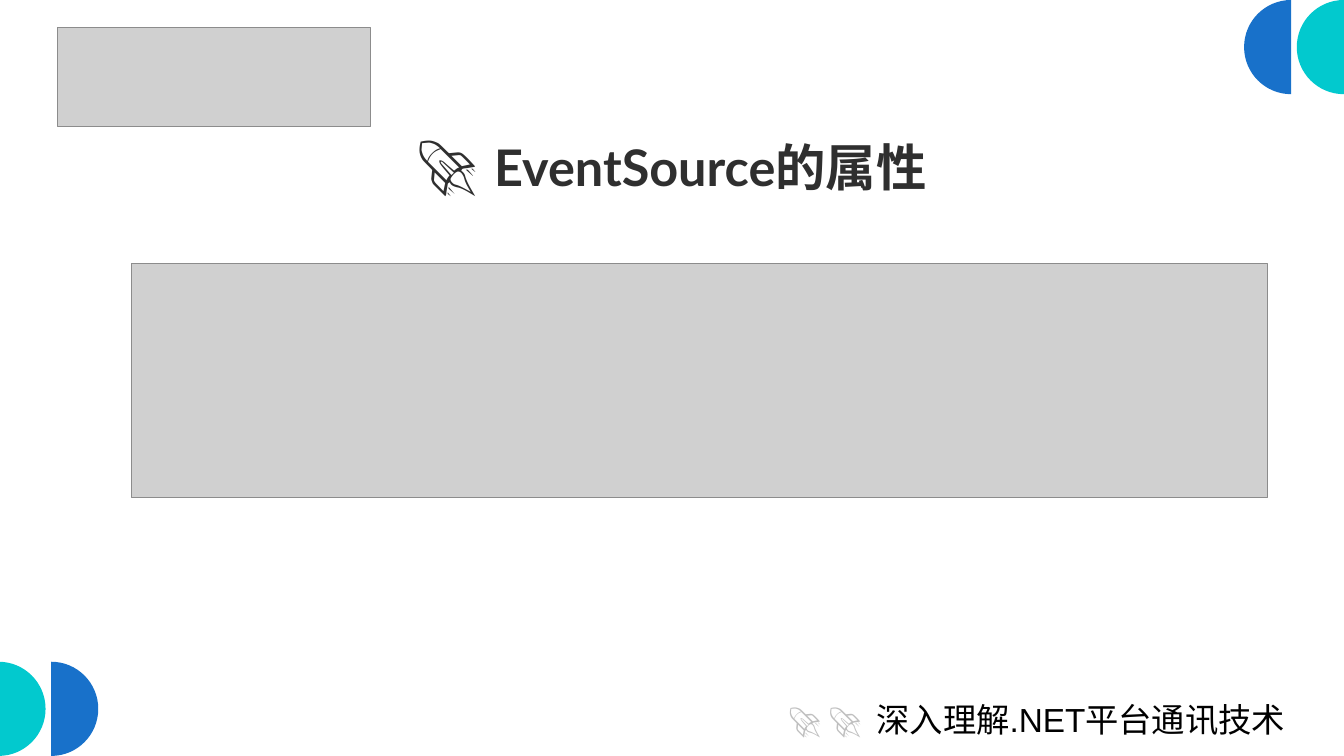
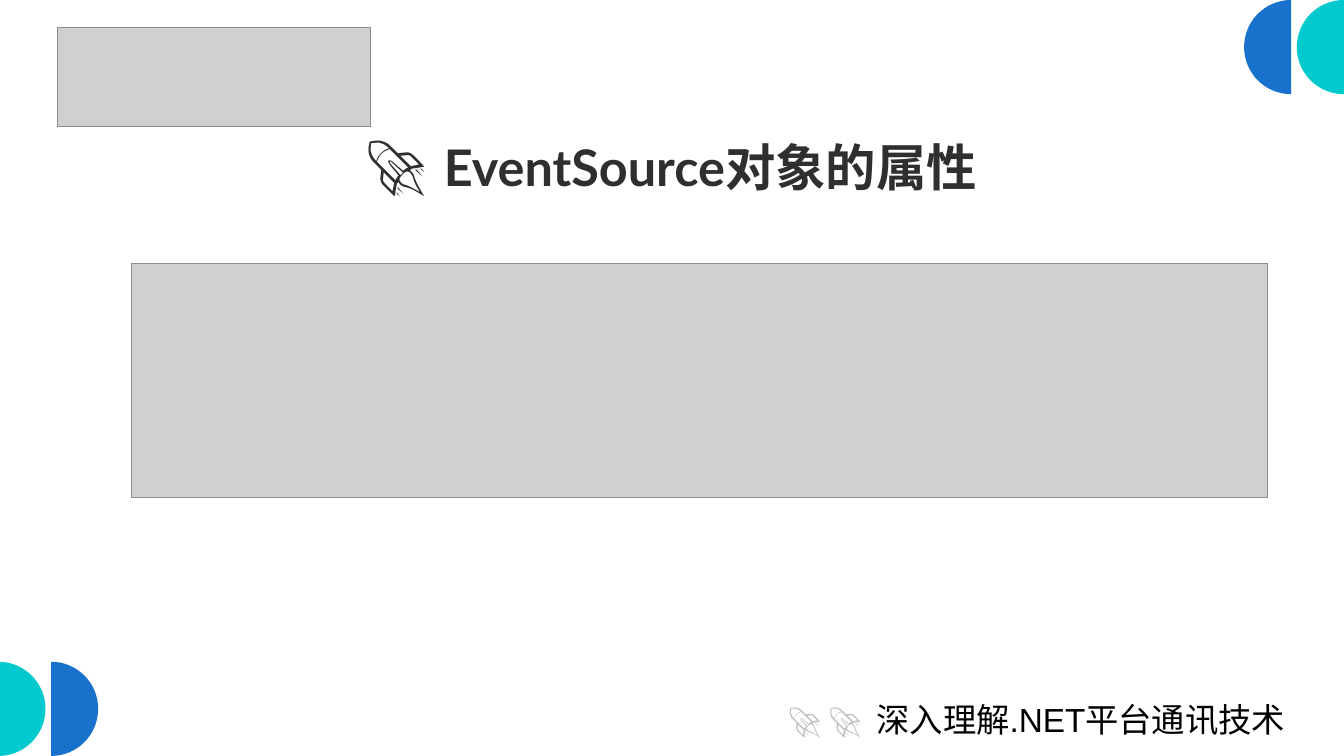
Before and after one commit to scottfly189/dotnet_net_course, a slide deck: slide 11 of src/8.SseDemo/sse_client.odp (slide 12 before the commit). Drawn at 1344x756 pixels with LibreOffice and Linux fonts; fonts in the diff are those of the drawing; grey boxes stand for pictures. Boxes give left, top, right and bottom in pixels: in the first picture for what was removed or moved away, otherwise in the second. Text is boxed around its words. In the diff, an @@ line names an element or a change of style, - is before the commit and + after.

```diff
--- a/src/8.SseDemo/sse_client.odp
+++ b/src/8.SseDemo/sse_client.odp
@@ title at [444, 143, 977, 191]: text changed @@
-🚀 EventSource的属性
+🚀 EventSource对象的属性
```
Also in this commit, not shown: 16 other slides changed, 1 slide removed.
